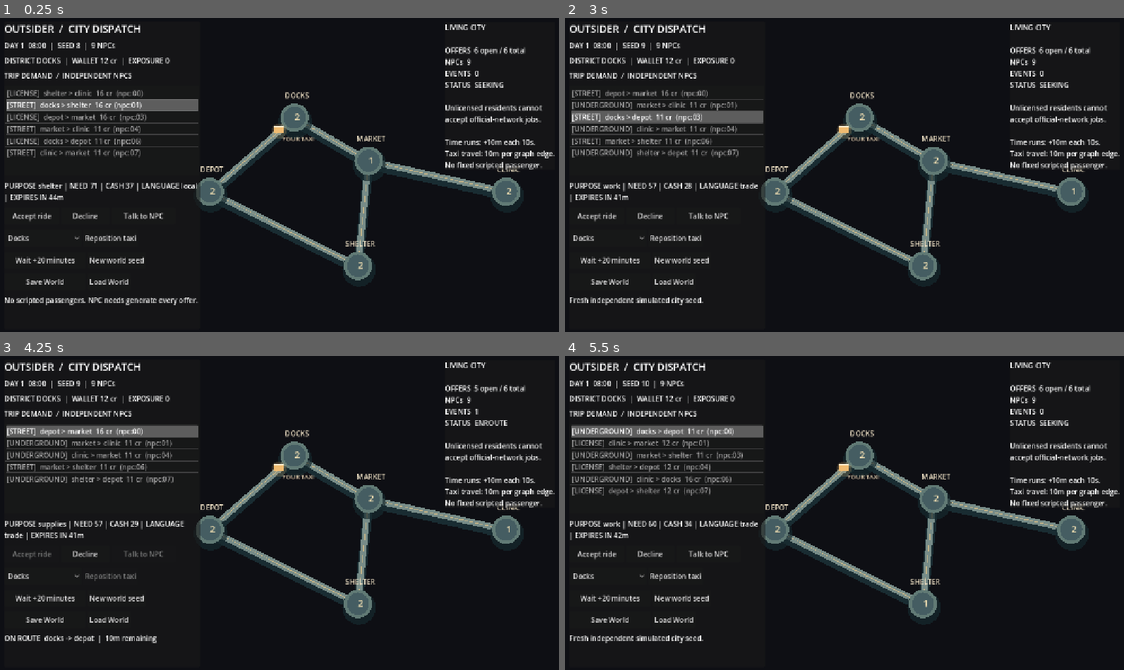
Above: before the commit, frames 1-4 (two rows, left to right).
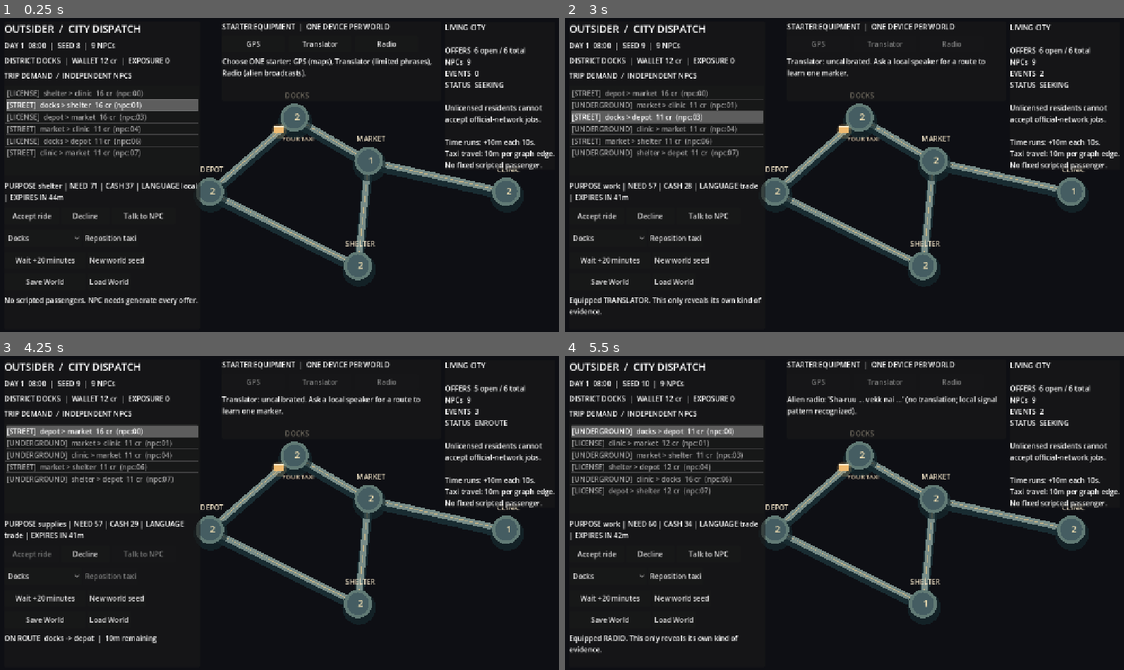
Above: after the commit, the same moments.

Repository: MohamedXIV/outsider-driver-2d
Game: Godot game, scene res://scenes/sandbox.tscn
Two runs of this game, one before a commit and one after it. Both use one fixed random seed, a clock stepped at 60 frames per second and the inputs below.
Inputs (mouse positions are in pixels of both pictures, inside the frame that each line leads up to):
- Up to frame 1 (0.25 s): no input
- Up to frame 2 (3 s): click (816, 43) at 0.5 s, where only the run after the commit has a clickable "GPS"; click "Accept ride" at 1.25 s; click "New world seed" at 2 s; click (883, 43) at 2.75 s, where only the run after the commit has a clickable "Translator"
- Up to frame 3 (4.25 s): click "Accept ride" at 3.5 s
- Up to frame 4 (5.5 s): click "New world seed" at 4.25 s; click (950, 381) at 5 s, where only the run after the commit has a clickable "Radio"

The runs differ from the first frame. In frame 1, 1.3% of the frame differs, in the area x 39-78%, y 1-26%; in frame 2, 1.7%, in the area x 0-86%, y 1-95%; in frame 3, 1.2%; in frame 4, 1.7%.

Commit message:
S2: interactive one-time starter devices and observed language knowledge in sandbox HUD

Diff:
--- a/scenes/sandbox.tscn
+++ b/scenes/sandbox.tscn
@@ -148,3 +148,42 @@
 [node name="Choices" type="VBoxContainer" parent="HUD/DialoguePanel/Content"]
 layout_mode = 2
 theme_override_constants/separation = 5
+
+[node name="GearPanel" type="PanelContainer" parent="HUD"]
+offset_left = 510.0
+offset_top = 16.0
+offset_right = 1006.0
+offset_bottom = 196.0
+
+[node name="Content" type="VBoxContainer" parent="HUD/GearPanel"]
+layout_mode = 2
+theme_override_constants/separation = 10
+
+[node name="Heading" type="Label" parent="HUD/GearPanel/Content"]
+layout_mode = 2
+text = "STARTER EQUIPMENT  |  ONE DEVICE PER WORLD"
+
+[node name="Devices" type="HBoxContainer" parent="HUD/GearPanel/Content"]
+layout_mode = 2
+theme_override_constants/separation = 9
+
+[node name="GPS" type="Button" parent="HUD/GearPanel/Content/Devices"]
+layout_mode = 2
+custom_minimum_size = Vector2(142, 36)
+text = "GPS"
+
+[node name="Translator" type="Button" parent="HUD/GearPanel/Content/Devices"]
+layout_mode = 2
+custom_minimum_size = Vector2(142, 36)
+text = "Translator"
+
+[node name="Radio" type="Button" parent="HUD/GearPanel/Content/Devices"]
+layout_mode = 2
+custom_minimum_size = Vector2(142, 36)
+text = "Radio"
+
+[node name="Info" type="Label" parent="HUD/GearPanel/Content"]
+custom_minimum_size = Vector2(473, 70)
+layout_mode = 2
+autowrap_mode = 3
+text = "Select one working device."
--- a/scripts/sandbox/sandbox_main.gd
+++ b/scripts/sandbox/sandbox_main.gd
@@ -16,6 +16,11 @@
 @onready var _dialogue_title: Label = $HUD/DialoguePanel/Content/Title
 @onready var _dialogue_text: Label = $HUD/DialoguePanel/Content/Line
 @onready var _dialogue_choices: VBoxContainer = $HUD/DialoguePanel/Content/Choices
+@onready var _gear_panel: PanelContainer = $HUD/GearPanel
+@onready var _gear_info: Label = $HUD/GearPanel/Content/Info
+@onready var _gps: Button = $HUD/GearPanel/Content/Devices/GPS
+@onready var _translator: Button = $HUD/GearPanel/Content/Devices/Translator
+@onready var _radio: Button = $HUD/GearPanel/Content/Devices/Radio
 
 const REAL_SECONDS_PER_STEP: float = 10.0
 
@@ -34,6 +39,9 @@
 		_districts.add_item(district.capitalize())
 	_districts.select(0)
 	_offers.item_selected.connect(_on_selected)
+	_gps.pressed.connect(_on_starter_device.bind("gps"))
+	_translator.pressed.connect(_on_starter_device.bind("translator"))
+	_radio.pressed.connect(_on_starter_device.bind("radio"))
 	_talk.pressed.connect(_on_talk)
 	_accept.pressed.connect(_on_accept)
 	_decline.pressed.connect(_on_decline)
@@ -55,6 +63,15 @@
 
 func _on_selected(index: int) -> void:
 	_selected_id = str(_offers.get_item_metadata(index))
+	_render()
+
+
+func _on_starter_device(device: String) -> void:
+	if _world.select_starter_device(device):
+		_notice_text = "Equipped %s. This only reveals its own kind of evidence." % device.to_upper()
+		_conversation = null # Re-read live context on the next conversation.
+	else:
+		_notice_text = "Only one starter device per world; equipment already selected."
 	_render()
 
 
@@ -222,6 +239,24 @@
 			maxi(0, int(chosen["expires_at"]) - _world.minute)
 		]
 	_notice.text = _notice_text
+	_gear_panel.visible = true
+	var gear_selected: bool = not _world.starter_device.is_empty()
+	_gps.disabled = gear_selected
+	_translator.disabled = gear_selected
+	_radio.disabled = gear_selected
+	match _world.starter_device:
+		"gps":
+			_gear_info.text = "GPS active: district graph known. To %s: %d road hops." % [
+				str(chosen.get("destination", _world.player_district)),
+				SandboxRoads.hops(_world.player_district, str(chosen.get("destination", _world.player_district)))
+			]
+		"translator":
+			_gear_info.text = "Translator: local route marker LEARNED; other speech unknown." if _world.knows(SandboxKnowledge.ROUTE_MARKER) else \
+					"Translator: uncalibrated. Ask a local speaker for a route to learn one marker."
+		"radio":
+			_gear_info.text = "Alien radio: 'Sha-ruu ... vekk nai ...' (no translation; local signal pattern recognized)."
+		_:
+			_gear_info.text = "Choose ONE starter: GPS (maps), Translator (limited phrases), Radio (alien broadcasts)."
 	_dialogue_panel.visible = _conversation != null
 	for button in _dialogue_choices.get_children():
 		button.queue_free()
@@ -229,7 +264,8 @@
 		var speaker_offer: Dictionary = _world.offer_by_id(_conversation.offer_id)
 		var speaker: Dictionary = _world.resident(str(speaker_offer.get("npc_id", "")))
 		_dialogue_title.text = "SPEAKING  |  %s  |  %s" % [
-			speaker["id"], "trade speech" if _conversation.understood() else "unfamiliar alien language"
+			speaker["id"], "trade speech" if _conversation.understood() else \
+					("local speech / route marker recognized" if _conversation.recognizes_route() else "unfamiliar alien language")
 		]
 		var frame: Dictionary = _conversation.current_frame()
 		_dialogue_text.text = str(frame.get("text", ""))
@@ -251,7 +287,7 @@
 			route["origin"], route["destination"], _world.remaining_minutes
 		]
 	if OS.has_feature("web"):
-		var web_state: String = "Object.assign(document.documentEl …(397 unchanged characters)… logueOutcome:'%s',sandboxDialogueText:%s})" % [
+		var web_state: String = "Object.assign(document.documentEl …(397 unchanged characters)… logueOutcome:'%s',sandboxDialogueText:%s,sandboxDevice:'%s',sandboxKnowledge:'%d',sandboxRouteMarker:'%s',sandboxGearInfo:%s})" % [
 			_world.seed, available.size(), _world.residents.size(), _world.events.size(),
 			_world.credits, _world.risk, phase, _world.player_district,
 			_selected_id, str(not _accept.disabled).to_lower(), _settled_count(),
@@ -259,7 +295,9 @@
 			_conversation.current_frame().get("choices", []).size() if _conversation != null else 0,
 			str(_conversation.understood()).to_lower() if _conversation != null else "false",
 			_conversation.offer_id if _conversation != null else "",
-			_last_intent, _last_outcome, JSON.stringify(_dialogue_text.text if _conversation != null else "")
+			_last_intent, _last_outcome, JSON.stringify(_dialogue_text.text if _conversation != null else ""),
+			_world.starter_device, _world.knowledge.size(), str(_world.knows(SandboxKnowledge.ROUTE_MARKER)).to_lower(),
+			JSON.stringify(_gear_info.text)
 		]
 		JavaScriptBridge.eval(web_state, true)
 
